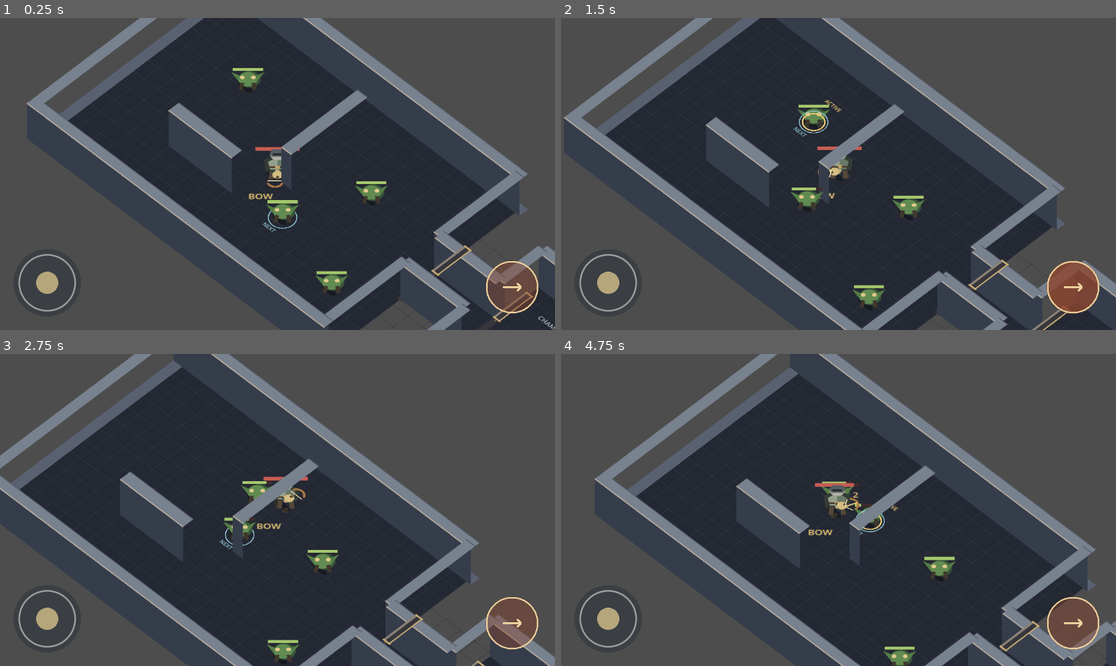
Above: before the commit, frames 1-4 (two rows, left to right).
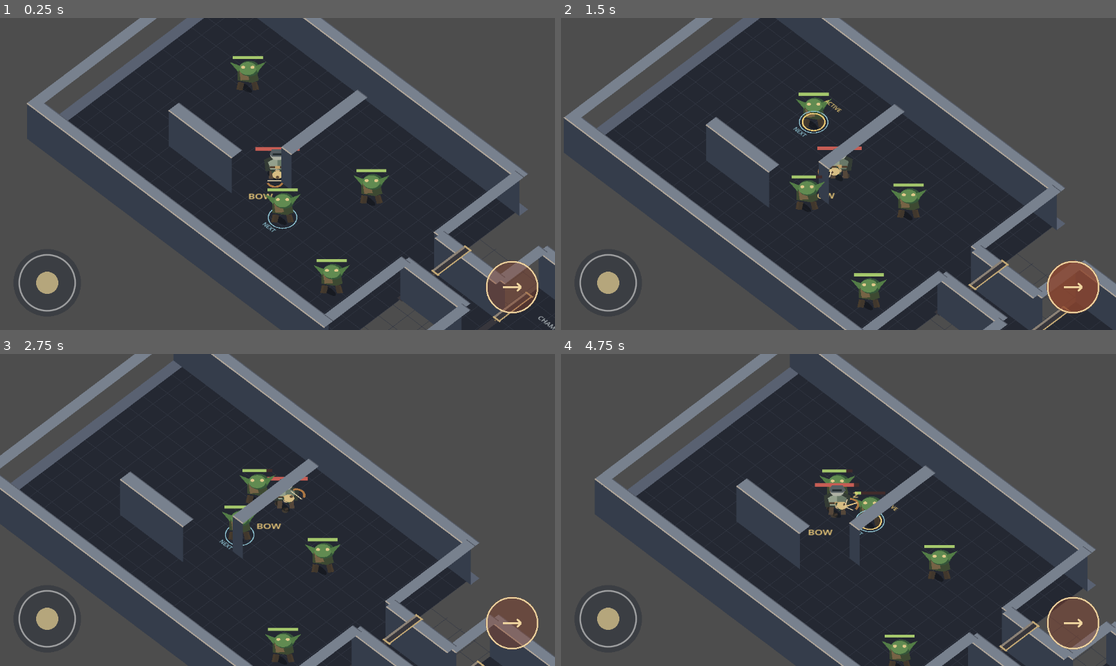
Above: after the commit, the same moments.

Repository: Jonty303/Project-Gauntlands
Game: Godot game, scene res://scenes/main.tscn
Same seed, same stepped clock (60 frames per second), same inputs: the game is played once before the commit and once after it.
Inputs (mouse positions are in pixels of both pictures, inside the frame that each line leads up to):
- Up to frame 1 (0.25 s): no input
- Up to frame 2 (1.5 s): tap Enter (ui_accept) at 0.5 s; drag from (610, 283) to (894, 105) at 0.52 s; drag from (1071, 286) to (810, 236) at 1.27 s
- Up to frame 3 (2.75 s): move the mouse to (333, 441) at 2.02 s; hold D (move_right) from 2.03 s (still down); tap Q (target_previous) at 2.1 s
- Up to frame 4 (4.75 s): release D (move_right) at 2.75 s; drag from (810, 572) to (672, 463) at 2.77 s; move the mouse to (1005, 556) at 3.52 s; hold A (move_left) 3.53-4.25 s; hold Space (attack) 3.53-4.25 s; tap Enter (ui_accept) at 3.77 s; drag from (672, 463) to (755, 432) at 4.27 s

The runs differ from the first frame. In frame 1, 1.6% of the frame differs, in the area x 41-71%, y 12-89%; in frame 2, 1.5%; in frame 3, 1.3%; in frame 4, 1.2%.

Commit message:
Replace flat goblin symbols with raised shaded bodies and ragged armour

Diff:
--- a/scripts/goblin.gd
+++ b/scripts/goblin.gd
@@ -174,16 +174,26 @@
             draw_line(Vector2.ZERO, to_local(player.global_position), Color("#72dca3") if _can_see_player() else Color("#a54b4b"), 1.0)
     if alive:
         draw_ellipse_shadow()
-        draw_circle(Vector2(2, -10), 14.0, Color("#385438"))
-        draw_circle(Vector2.ZERO + Vector2(0, -10), 12.0, Color("#b97b4a") if winding_up else Color("#618b51"))
-        draw_colored_polygon(PackedVector2Array([Vector2(-10, -16), Vector2(-21, -22), Vector2(-12, -7)]), Color("#537d46"))
-        draw_colored_polygon(PackedVector2Array([Vector2(10, -16), Vector2(21, -22), Vector2(12, -7)]), Color("#537d46"))
+        # Shaded leather-clad body with a raised head and grounded boots.
+        draw_colored_polygon(PackedVector2Array([
+            Vector2(-13, -8), Vector2(-13, -26), Vector2(-4, -33),
+            Vector2(11, -26), Vector2(14, -8), Vector2(5, -4)
+        ]), Color("#3d4932"))
+        draw_colored_polygon(PackedVector2Array([
+            Vector2(-11, -25), Vector2(-3, -30), Vector2(2, -9), Vector2(-9, -8)
+        ]), Color("#766345"))
+        draw_line(Vector2(-9, -5), Vector2(-11, 8), Color("#473b2d"), 7.0)
+        draw_line(Vector2(8, -5), Vector2(11, 8), Color("#473b2d"), 7.0)
+        draw_circle(Vector2(2, -28), 13.0, Color("#36563a"))
+        draw_circle(Vector2(0, -28), 11.0, Color("#b97b4a") if winding_up else Color("#618b51"))
+        draw_colored_polygon(PackedVector2Array([Vector2(-9, -32), Vector2(-23, -39), Vector2(-12, -22)]), Color("#537d46"))
+        draw_colored_polygon(PackedVector2Array([Vector2(9, -32), Vector2(23, -39), Vector2(12, -22)]), Color("#537d46"))
         draw_line(Vector2(-7, -4), Vector2(-9, 8), Color("#40372d"), 5.0)
         draw_line(Vector2(7, -4), Vector2(9, 8), Color("#40372d"), 5.0)
-        draw_circle(Vector2(-7, -13), 3.0, Color("#e0c88a"))
-        draw_circle(Vector2(7, -13), 3.0, Color("#e0c88a"))
-        draw_rect(Rect2(-19, -29, 38, 5), Color("#402b2b"))
-        draw_rect(Rect2(-19, -29, 38.0 * health / MAX_HEALTH, 5), Color("#a5c86c"))
+        draw_circle(Vector2(-6, -30), 2.5, Color("#e0c88a"))
+        draw_circle(Vector2(6, -30), 2.5, Color("#e0c88a"))
+        draw_rect(Rect2(-19, -49, 38, 5), Color("#402b2b"))
+        draw_rect(Rect2(-19, -49, 38.0 * health / MAX_HEALTH, 5), Color("#a5c86c"))
         if winding_up:
             draw_arc(Vector2.ZERO, 23.0, 0.0, TAU, 24, Color("#f4a35d"), 2.5)
 
